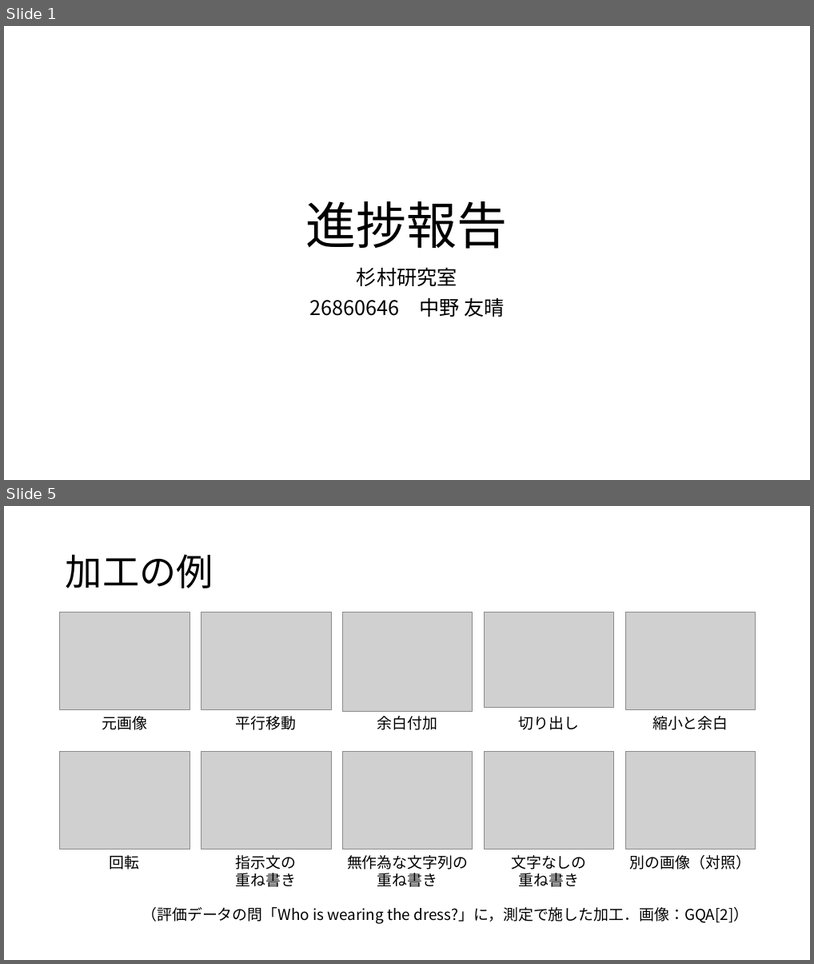
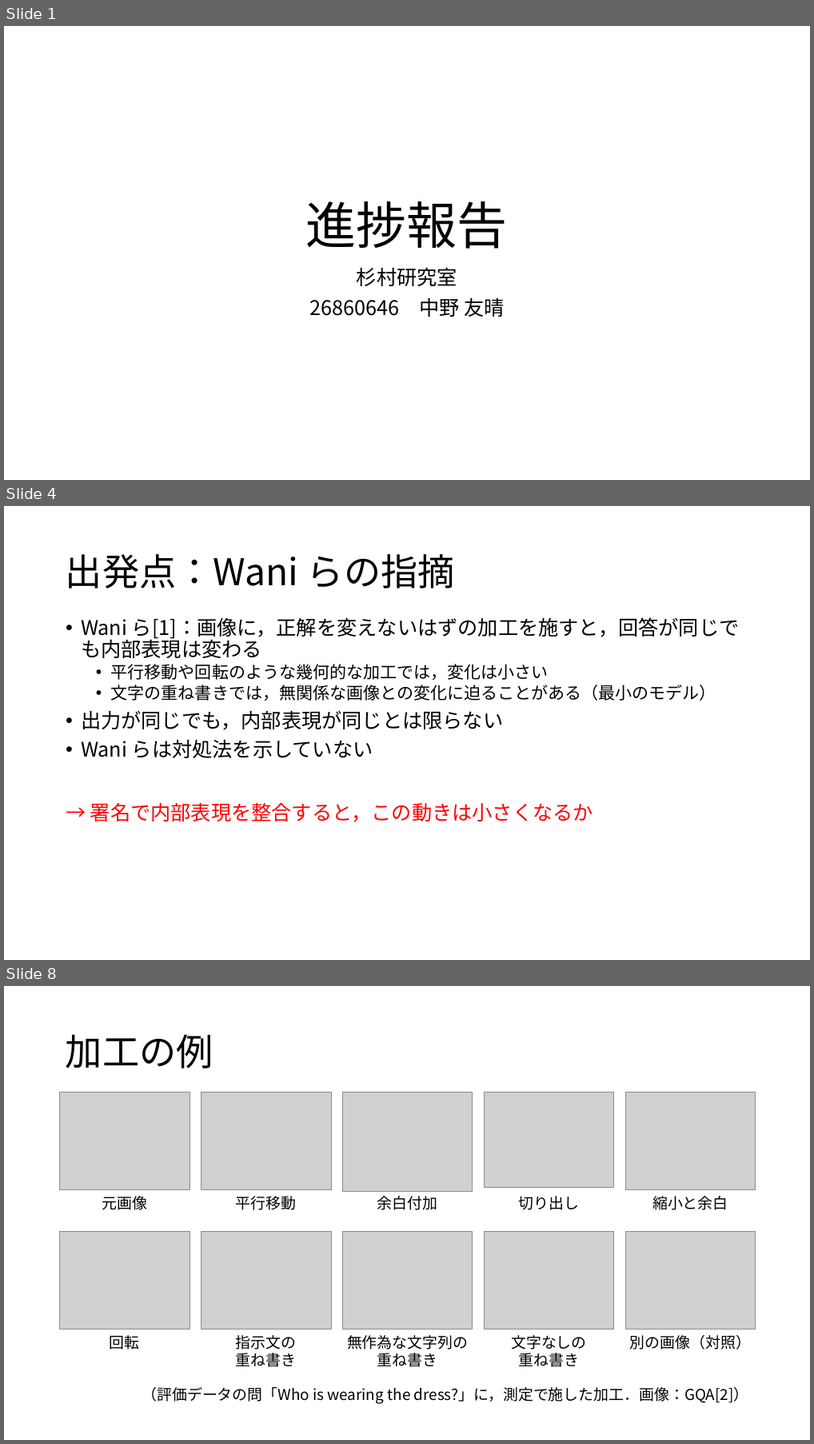
Before and after one commit to tomoking2004/cotar, a slide deck: presentations/20261030_進捗報告.pptx. Shown one above the other, each under a label of ours: slides 1 and 5 before the commit, slides 1, 4 and 8 after it; the slides between them are not shown. The pictures are 814x964 and 814x1444 pixels, drawn with LibreOffice and Linux fonts; fonts in the diff are those of the drawing; grey boxes stand for pictures. Boxes give left, top, right and bottom in pixels: in the first picture for what was removed or moved away, otherwise in the second. Text is boxed around its words. In the diff, an @@ line names an element or a change of style, - is before the commit and + after.

```diff
--- a/presentations/20261030_進捗報告.pptx
+++ b/presentations/20261030_進捗報告.pptx
@@ slide 4 added at (4,506,810,960), background #FFFFFF @@
@@ title added at (66,554,455,588), 44 pt, text #000000 @@
+出発点：Wani らの指摘
@@ text added at (81,617,740,822), 24 pt, text #000000 @@
+• Wani ら[1]：画像に，正解を変えないはずの加工を施すと，回答が同じでも内部表現は変わる
+  • 平行移動や回転のような幾何的な加工では，変化は小さい
+  • 文字の重ね書きでは，無関係な画像との変化に迫ることがある（最小のモデル）
+• 出力が同じでも，内部表現が同じとは限らない
+• Wani らは対処法を示していない
+→ 署名で内部表現を整合すると，この動きは小さくなるか
@@ what was slide 5 is now slide 8 @@
```
Also in this commit, not shown: 12 slides changed, 5 other slides added, 2 other files.
